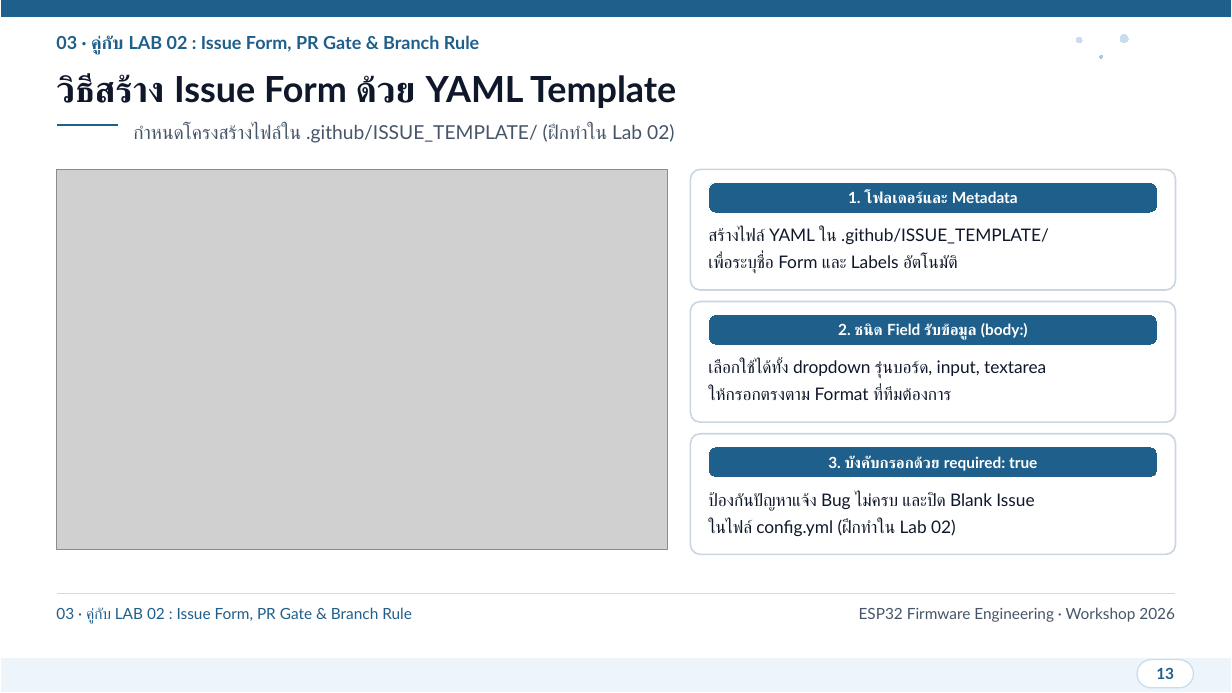
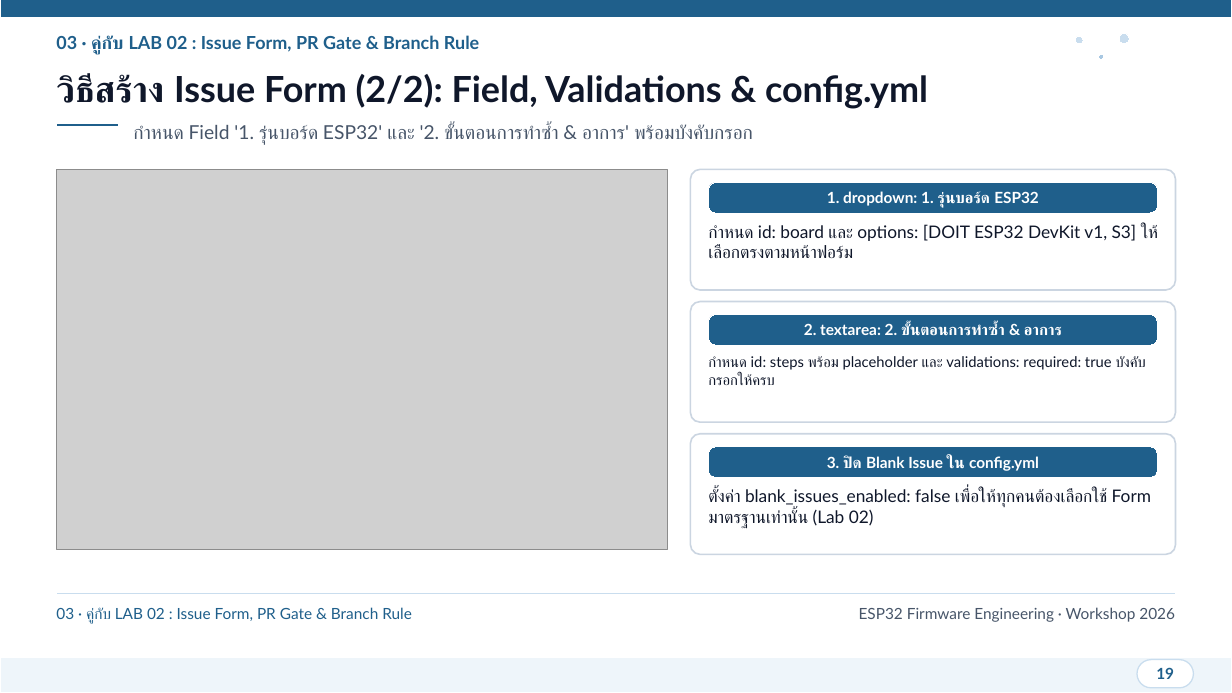
Before and after one commit to SavEe2429/git-practice, a slide deck: slide 19 of presentation/ESP32_Git_CICD_Workshop.pptx (slide 13 before the commit). Drawn at 1232x693 pixels with LibreOffice and Linux fonts; fonts in the diff are those of the drawing; grey boxes stand for pictures. Boxes give left, top, right and bottom in pixels: in the first picture for what was removed or moved away, otherwise in the second. Text is boxed around its words. In the diff, an @@ line names an element or a change of style, - is before the commit and + after.

```diff
--- a/presentation/ESP32_Git_CICD_Workshop.pptx
+++ b/presentation/ESP32_Git_CICD_Workshop.pptx
@@ text at [56,74,928,109]: text changed @@
-วิธีสร้าง Issue Form ด้วย YAML Template
+วิธีสร้าง Issue Form (2/2): Field, Validations & config.yml
@@ text at [133,125,753,145]: text changed @@
-กำหนดโครงสร้างไฟล์ใน .github/ISSUE_TEMPLATE/ (ฝึกทำใน Lab 02)
+กำหนด Field '1. รุ่นบอร์ด ESP32' และ '2. ขั้นตอนการทำซ้ำ & อาการ' พร้อมบังคับกรอก
@@ text at [827,191,1039,208]: text changed @@
-1. โฟลเดอร์และ Metadata
+1. dropdown: 1. รุ่นบอร์ด ESP32
@@ text at [708,224,1158,258]: text changed @@
-สร้างไฟล์ YAML ใน .github/ISSUE_TEMPLATE/
-เพื่อระบุชื่อ Form และ Labels อัตโนมัติ
+กำหนด id: board และ options: [DOIT ESP32 DevKit v1, S3] ให้เลือกตรงตามหน้าฟอร์ม
@@ text at [804,323,1062,336]: text changed @@
-2. ชนิด Field รับข้อมูล (body:)
+2. textarea: 2. ขั้นตอนการทำซ้ำ & อาการ
@@ text at [708,356,1146,385]: text changed; size 13.5 to 11.5 pt @@
-เลือกใช้ได้ทั้ง dropdown รุ่นบอร์ด, input, textarea
-ให้กรอกตรงตาม Format ที่ทีมต้องการ
+กำหนด id: steps พร้อม placeholder และ validations: required: true บังคับกรอกให้ครบ
@@ text at [827,455,1039,471]: text changed @@
-3. บังคับกรอกด้วย required: true
+3. ปิด Blank Issue ใน config.yml
@@ text at [708,489,1151,529]: text changed @@
-ป้องกันปัญหาแจ้ง Bug ไม่ครบ และปิด Blank Issue
-ในไฟล์ config.yml (ฝึกทำใน Lab 02)
+ตั้งค่า blank_issues_enabled: false เพื่อให้ทุกคนต้องเลือกใช้ Form มาตรฐานเท่านั้น (Lab 02)
@@ text at [1156,667,1174,679]: text changed @@
-13
+19
```
Also in this commit, not shown: 27 other slides changed, 11 slides added, 1 other file.
